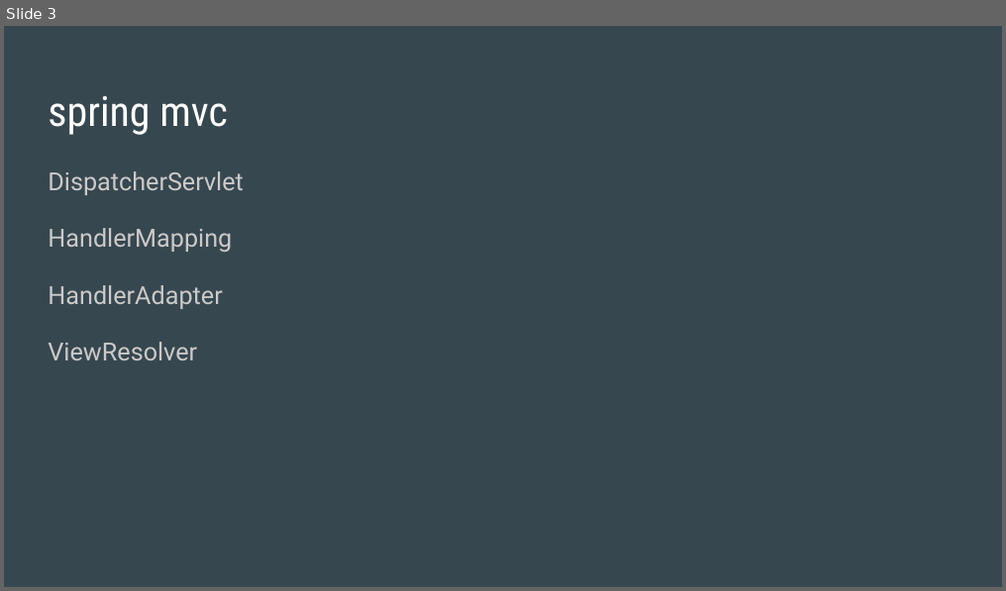
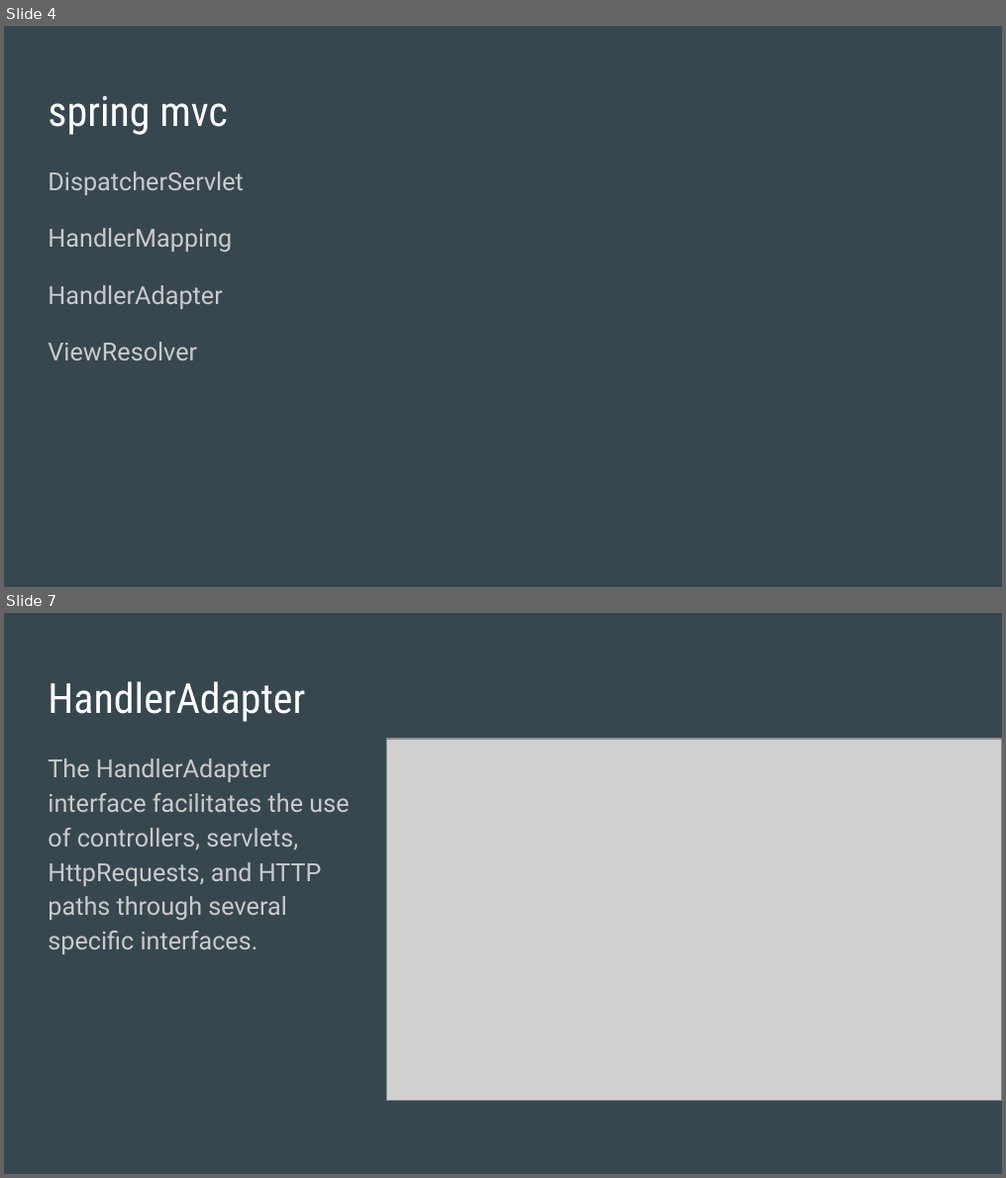
Before and after one commit to mwang98/Spring-webmvc-python, a slide deck: SE Presentation 10_6-2.pptx. Shown one above the other, each under a label of ours: slide 3 before the commit, slides 4 and 7 after it; the slides between them are not shown. The pictures are 1006x591 and 1006x1178 pixels, drawn with LibreOffice and Linux fonts; fonts in the diff are those of the drawing; grey boxes stand for pictures. Boxes give left, top, right and bottom in pixels: in the first picture for what was removed or moved away, otherwise in the second. Text is boxed around its words. In the diff, an @@ line names an element or a change of style, - is before the commit and + after.

```diff
--- a/SE Presentation 10_6-2.pptx
+++ b/SE Presentation 10_6-2.pptx
@@ slide 7 added at [4, 613, 1002, 1174], background #37474F @@
@@ title added at [48, 681, 305, 722], 30 pt, text #FFFFFF @@
+HandlerAdapter
@@ text added at [48, 759, 349, 955], 18 pt, text #CACACA @@
+The HandlerAdapter interface facilitates the use of controllers, servlets, HttpRequests, and HTTP paths through several specific interfaces.
@@ picture added at [387, 739, 1002, 1101] @@
@@ what was slide 3 is now slide 4 @@
```
Also in this commit, not shown: 4 other slides added, 4 slides removed.
